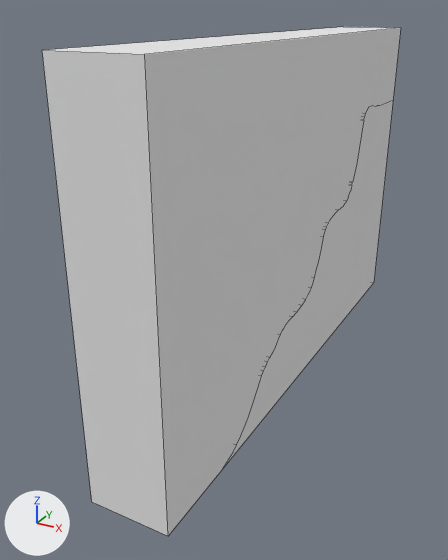
One commit to the Blender file assets/scenes/tut_move2.blend: the scene before it, then after it.
Both versions are drawn from a 50 mm camera at (19.9, -27.6, 29.9) aimed at (-2.9, 13.9, 9.1). Every picture has the same lights, and +X, +Y and +Z are marked at lower left. Mesh edges are drawn as thin lines.

In view in the first picture: 'tut_move2'.
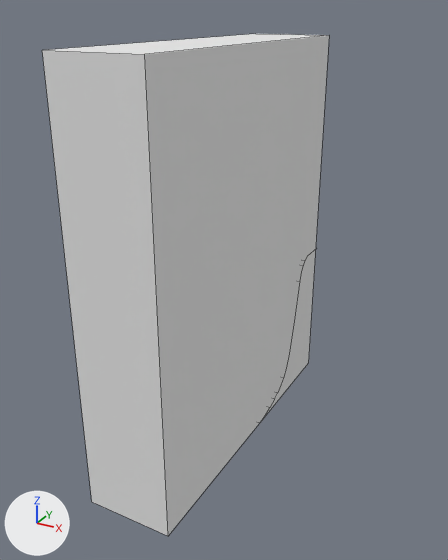
Patch to the scene script:
```diff
--- a/assets/scenes/tut_move2.blend.py
+++ b/assets/scenes/tut_move2.blend.py
@@ me_tut_move2 @@
 me_tut_move2.from_pydata(...)  # 154 vertices, 70 faces; spans x -3.0..3.0, y -4.0..40.0, z -0.3..27.7
 # used by ob_tut_move2; location = (0.0, 0.0, 0.35)
 # verts and faces of me_tut_move2; kept vertices keep their numbers, new ones are numbered from 154
 # before: 130 (-3.0, 40.0, 27.7) at pixel (343, 26), 131 (-3.0, 40.0, -0.3), 132 (-3.0, -4.0, -0.3) at pixel (91, 501), 133 (-3.0, -4.0, 27.7) at pixel (42, 50), 134 (3.0, 40.0, 27.7) at pixel (400, 27)
 # before: 135 (3.0, 40.0, -0.3) at pixel (373, 282), 136 (3.0, -4.0, -0.3) at pixel (168, 536), 137 (3.0, -4.0, 27.7) at pixel (144, 54), 139 (-3.0, 40.0, -0.3), 140 (-3.0, -4.0, -0.3) at pixel (91, 501)
 # before: 143 (-3.0, 40.0, 27.7) at pixel (343, 26), 145 (-3.0, -4.0, 27.7) at pixel (42, 50), 147 (3.0, 40.0, 27.7) at pixel (400, 27), 149 (3.0, 40.0, -0.3) at pixel (373, 282), 150 (3.0, -4.0, -0.3) at pixel (168, 536)
 # before: 153 (3.0, -4.0, 27.7) at pixel (144, 54)
+# me_tut_move2 part 1
+delete_vertices([130, 131, 134, 135, 139, 143, 147, 149])  # with the faces that use them
+for new, old in zip([*range(154, 162)], [132, 133, 136, 137, 140, 145, 150, 153]): verts[new] = verts[old] + (0.0, 23.2, 0.0)
+faces += [(132, 154, 155, 133), (136, 137, 157, 156), (140, 150, 160, 158), (145, 159, 161, 153)]
 me_tut_move2.materials.append(mat_material_001)
```

Changed parts and their boxes (x1, y1, x2, y2) in the pictures (448 x 560 px; the box of a moved part takes in the faces that stretch with it):
'tut_move2', reshaped (20% narrower)
    before: (42, 27, 401, 536)
    after: (42, 34, 329, 536)
part 1 of me_tut_move2, moved or reshaped
    before: (194, 27, 401, 470)
    after: (194, 34, 329, 470)
